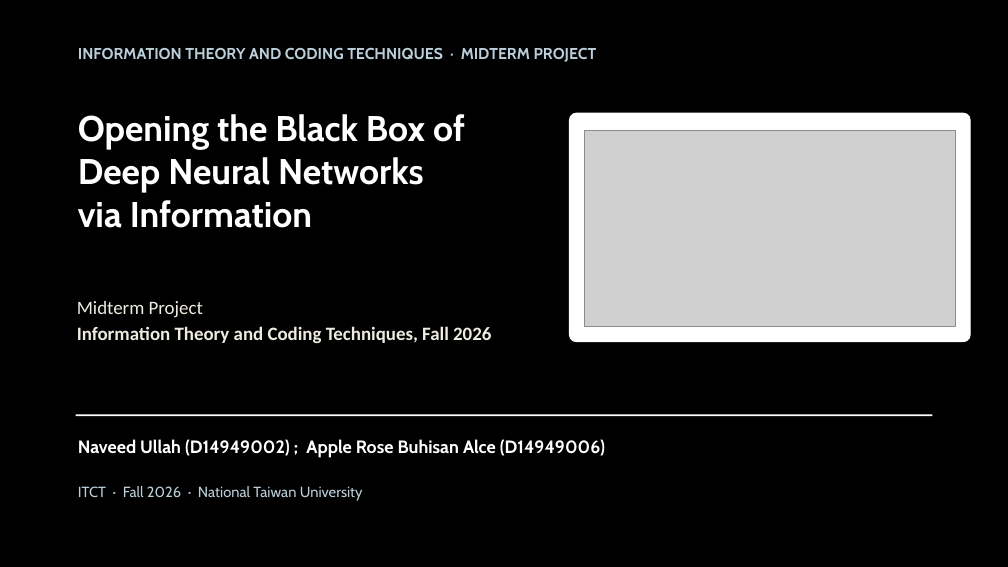
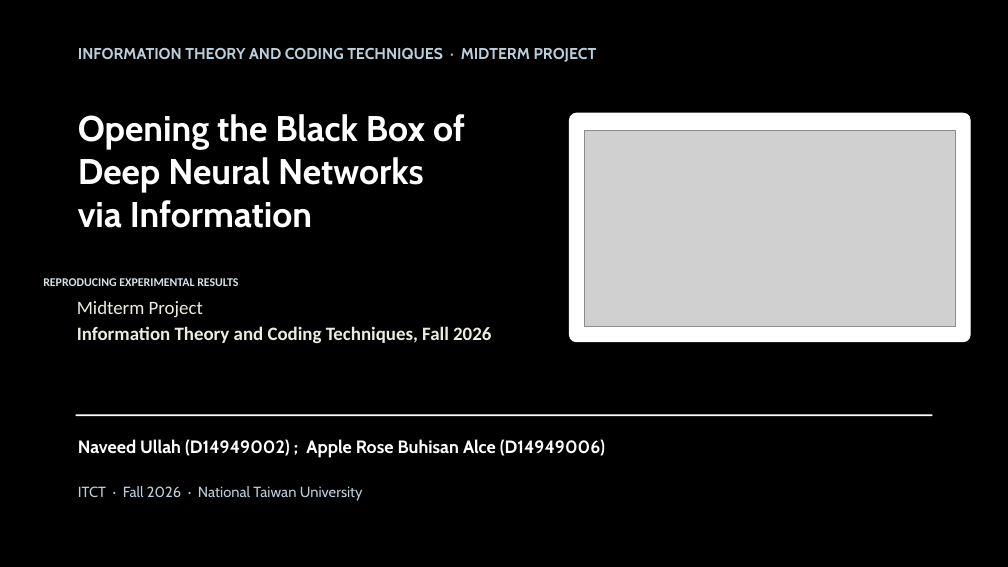
Before and after one commit to arba318/arba318.github.io, a slide deck: slide 1 of itct-midterm/artifacts/ITCT_Final_Presentation.pptx. Drawn at 1008x567 pixels with LibreOffice and Linux fonts; fonts in the diff are those of the drawing; grey boxes stand for pictures. Boxes give left, top, right and bottom in pixels: in the first picture for what was removed or moved away, otherwise in the second. Text is boxed around its words. In the diff, an @@ line names an element or a change of style, - is before the commit and + after.

```diff
--- a/itct-midterm/artifacts/ITCT_Final_Presentation.pptx
+++ b/itct-midterm/artifacts/ITCT_Final_Presentation.pptx
@@ rectangle added at (35, 266, 495, 299), fill #000000 @@
@@ text added at (43, 278, 238, 286), 11.2 pt, text #D7E1E8, bold @@
+REPRODUCING EXPERIMENTAL RESULTS
```
Also in this commit, not shown: 11 other slides changed, 1 other file.
